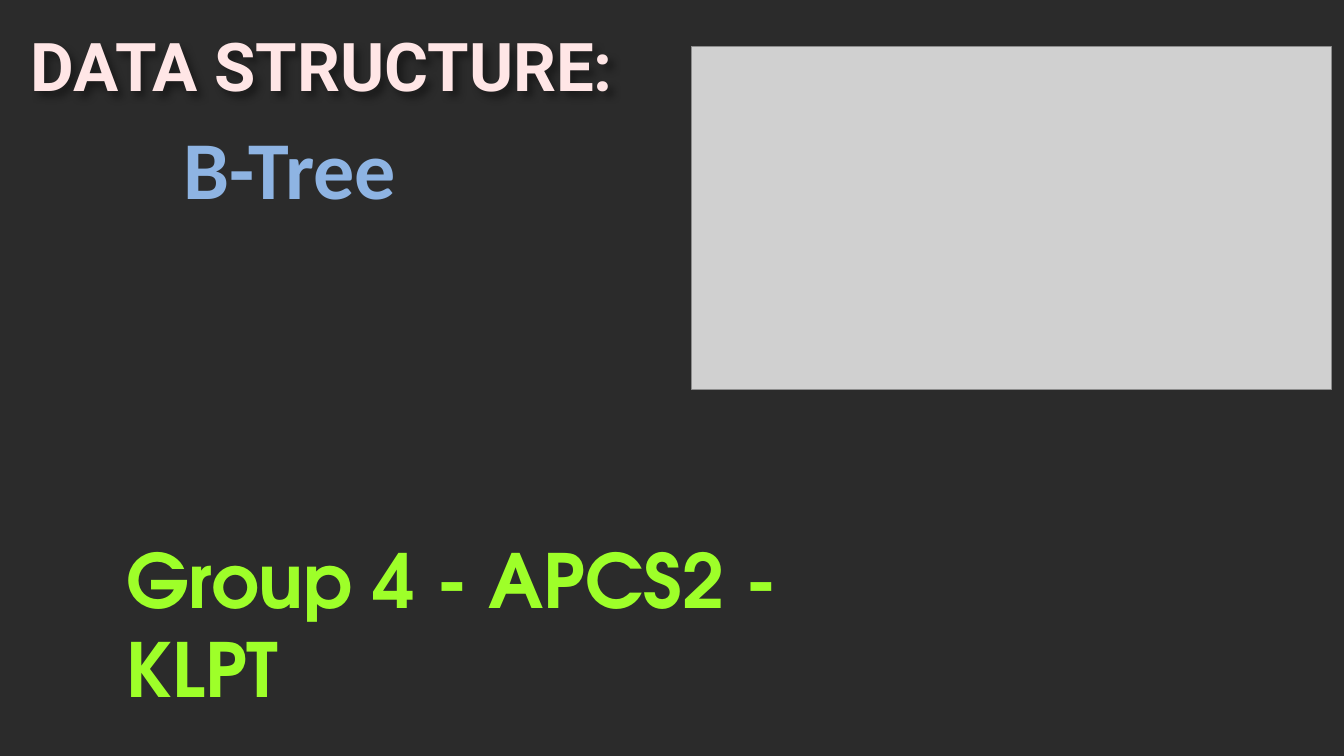
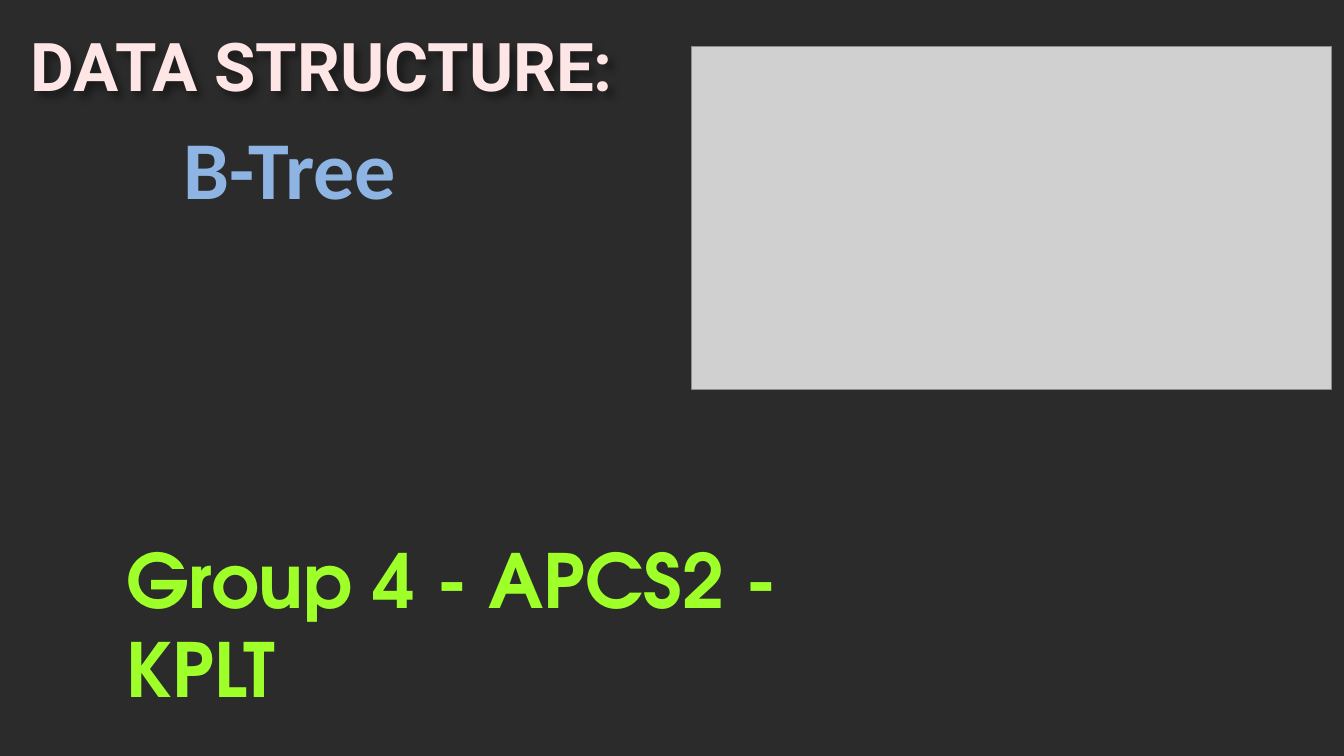
Before and after one commit to viettungvuong/Seminar, a slide deck: slide 1 of Seminar.pptx. Drawn at 1344x756 pixels with LibreOffice and Linux fonts; fonts in the diff are those of the drawing; grey boxes stand for pictures; background and template pictures are left out; a plain dark background stands for a picture behind light text. Boxes give left, top, right and bottom in pixels: in the first picture for what was removed or moved away, otherwise in the second. Text is boxed around its words. In the diff, an @@ line names an element or a change of style, - is before the commit and + after.

Commit message:
Swap('L','P');
A very important update for the Seminar

```diff
--- a/Seminar.pptx
+++ b/Seminar.pptx
@@ text at bbox=[126, 552, 725, 697]: text changed @@
-Group 4 - APCS2 - KLPT
+Group 4 - APCS2 - KPLT
```
